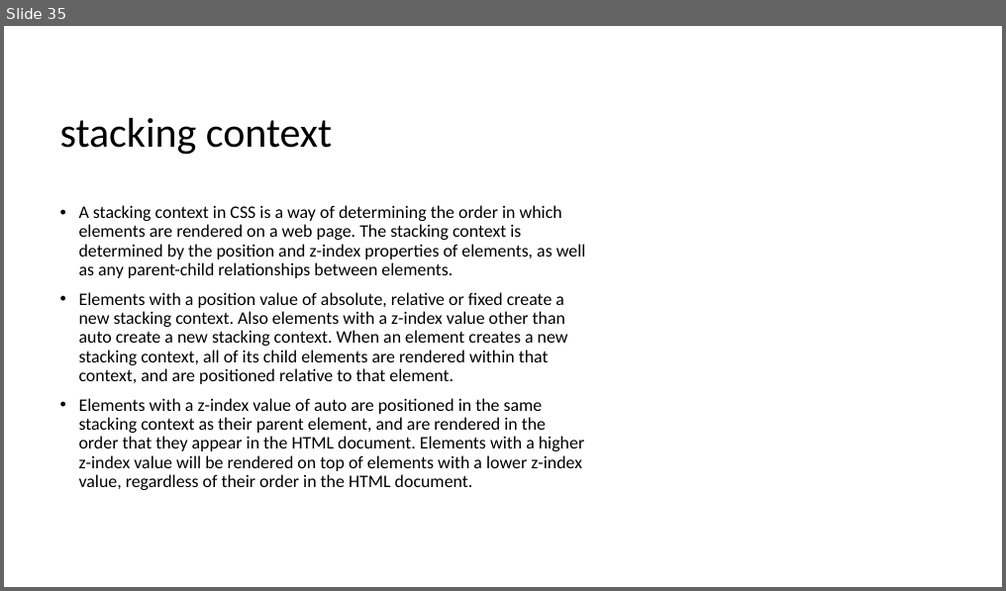
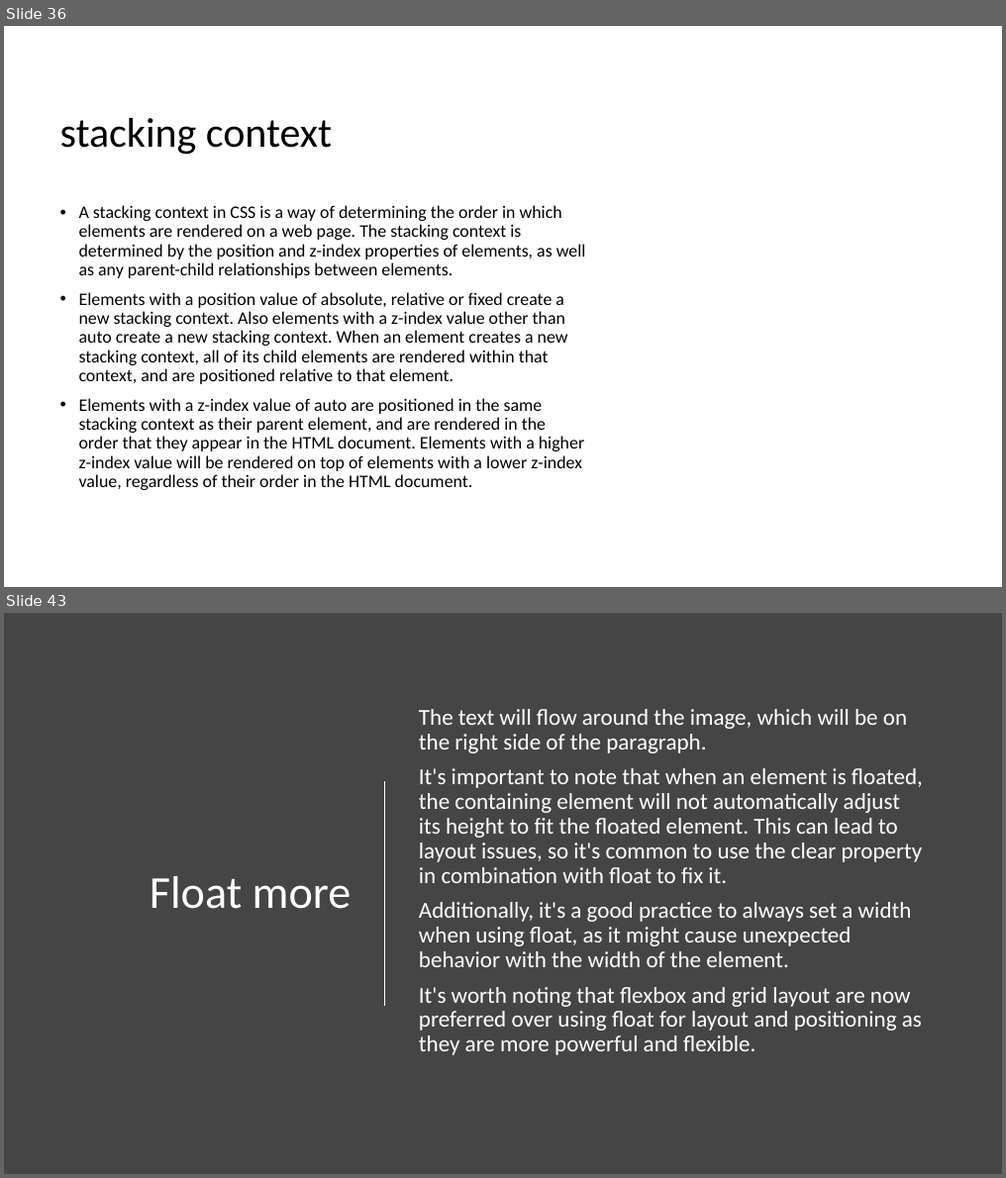
Before and after one commit to 1shaked/full-stack, a slide deck: 4ass/main4.pptx. Shown one above the other, each under a label of ours: slide 35 before the commit, slides 36 and 43 after it; the slides between them are not shown. The pictures are 1006x591 and 1006x1178 pixels, drawn with LibreOffice and Linux fonts; fonts in the diff are those of the drawing; background and template pictures are left out. Boxes give left, top, right and bottom in pixels: in the first picture for what was removed or moved away, otherwise in the second. Text is boxed around its words. In the diff, an @@ line names an element or a change of style, - is before the commit and + after.

```diff
--- a/4ass/main4.pptx
+++ b/4ass/main4.pptx
@@ slide 43 added at [4, 613, 1002, 1174], background #454545 @@
@@ text added at [419, 709, 923, 1056], 22 pt, text #FFFFFF @@
+The text will flow around the image, which will be on the right side of the paragraph.
+It's important to note that when an element is floated, the containing element will not automatically adjust its height to fit the floated element. This can lead to layout issues, so it's common to use the clear property in combination with float to fix it.
+Additionally, it's a good practice to always set a width when using float, as it might cause unexpected behavior with the width of the element.
+It's worth noting that flexbox and grid layout are now preferred over using float for layout and positioning as they are more powerful and flexible.
@@ line added from (385, 781) to (385, 1006), #FFFFFF 1.25 pt @@
@@ title added at [150, 876, 351, 909], 44 pt, text #FFFFFF @@
+Float more
@@ what was slide 35 is now slide 36 @@
```
Also in this commit, not shown: 2 slides changed, 6 other slides added, 20 other files.
